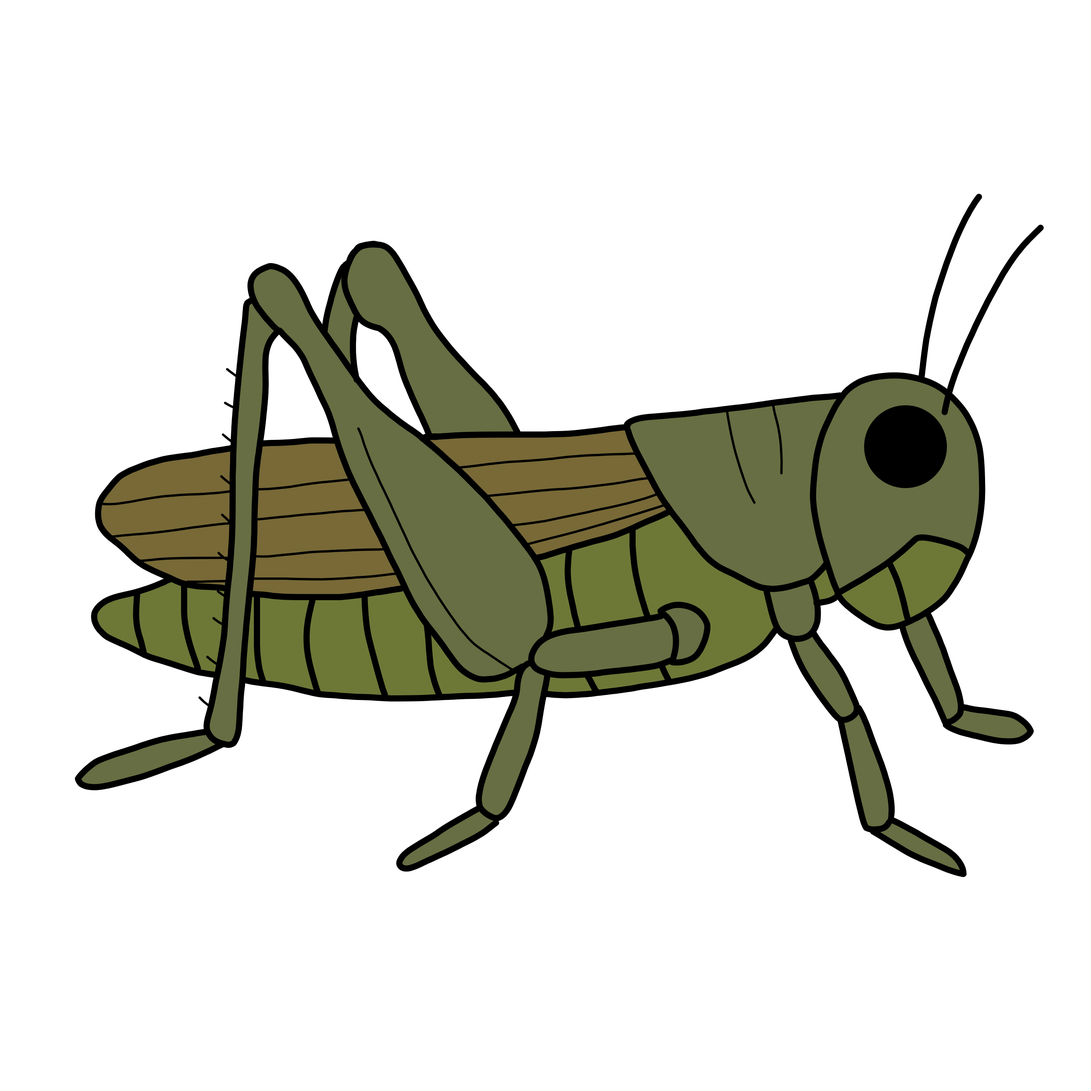
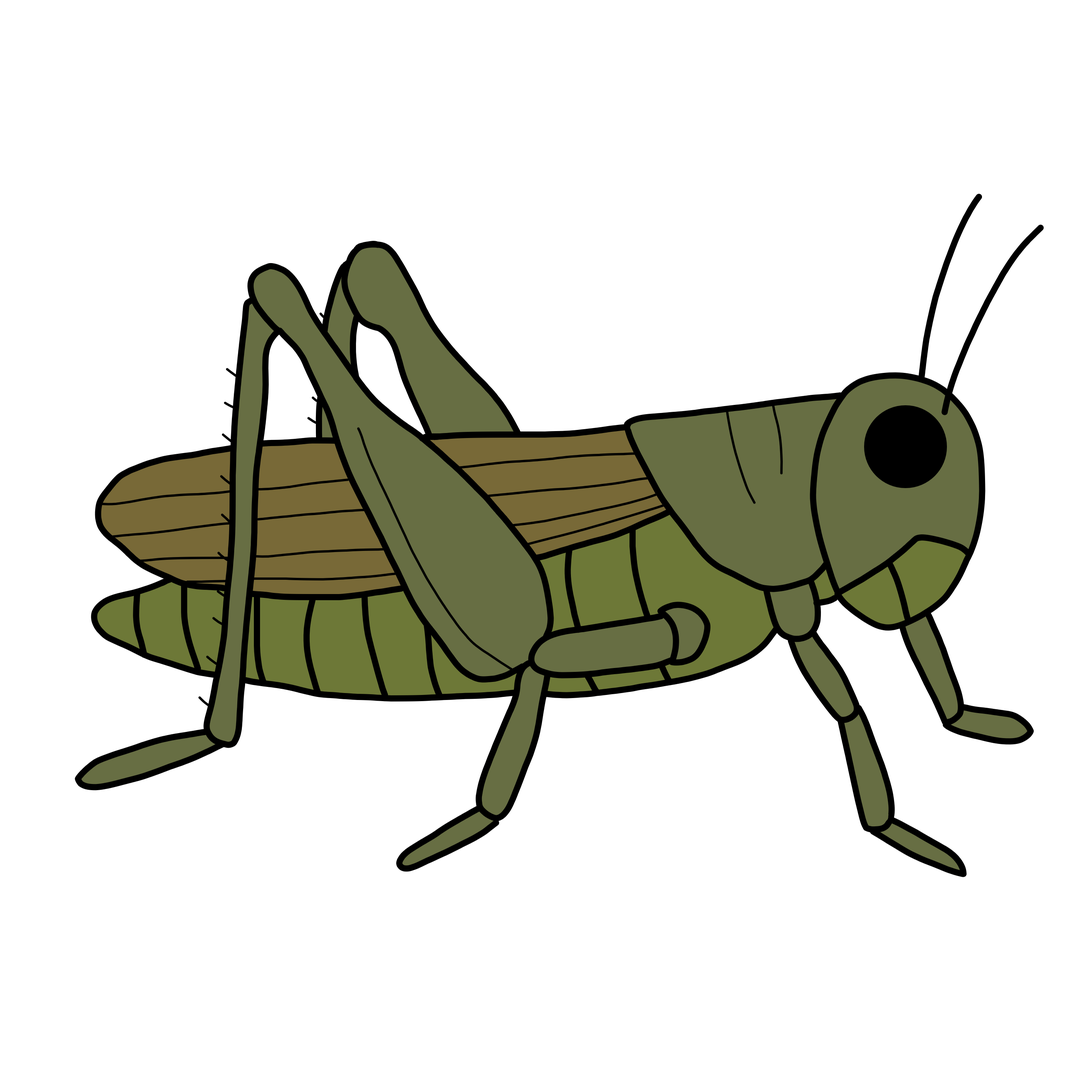
Layers edited between the first and the second 1091 x 1091 image:
painted on "Line art details" over [307, 312, 357, 438]
painted on "Line art" over [307, 312, 357, 438]
painted on "Color" over [307, 312, 357, 438]
painted on "Background" over [307, 312, 357, 438]
